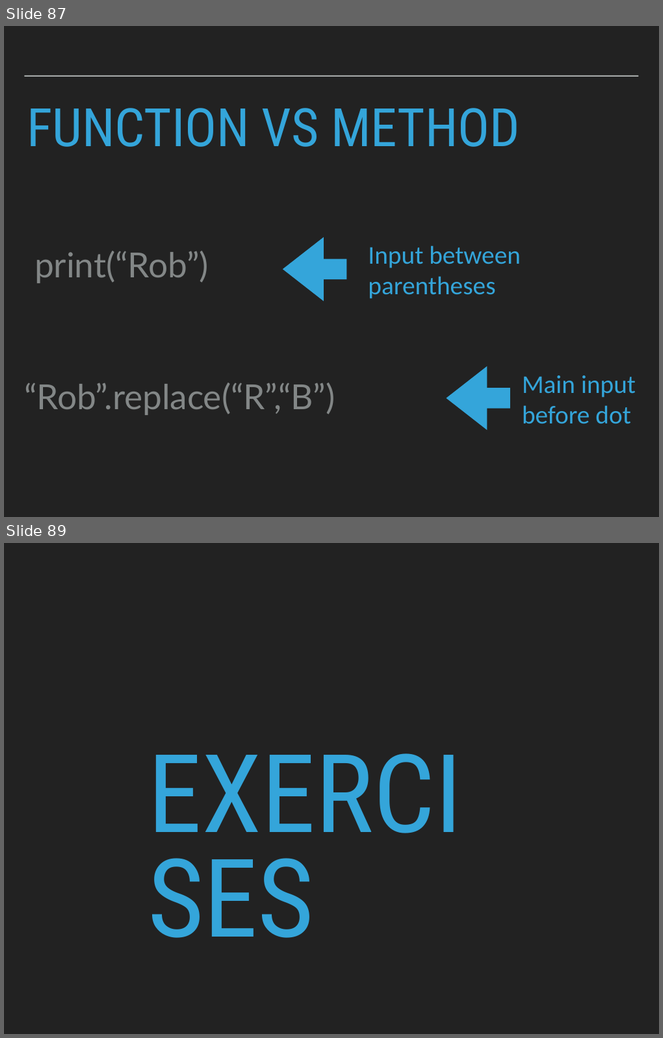
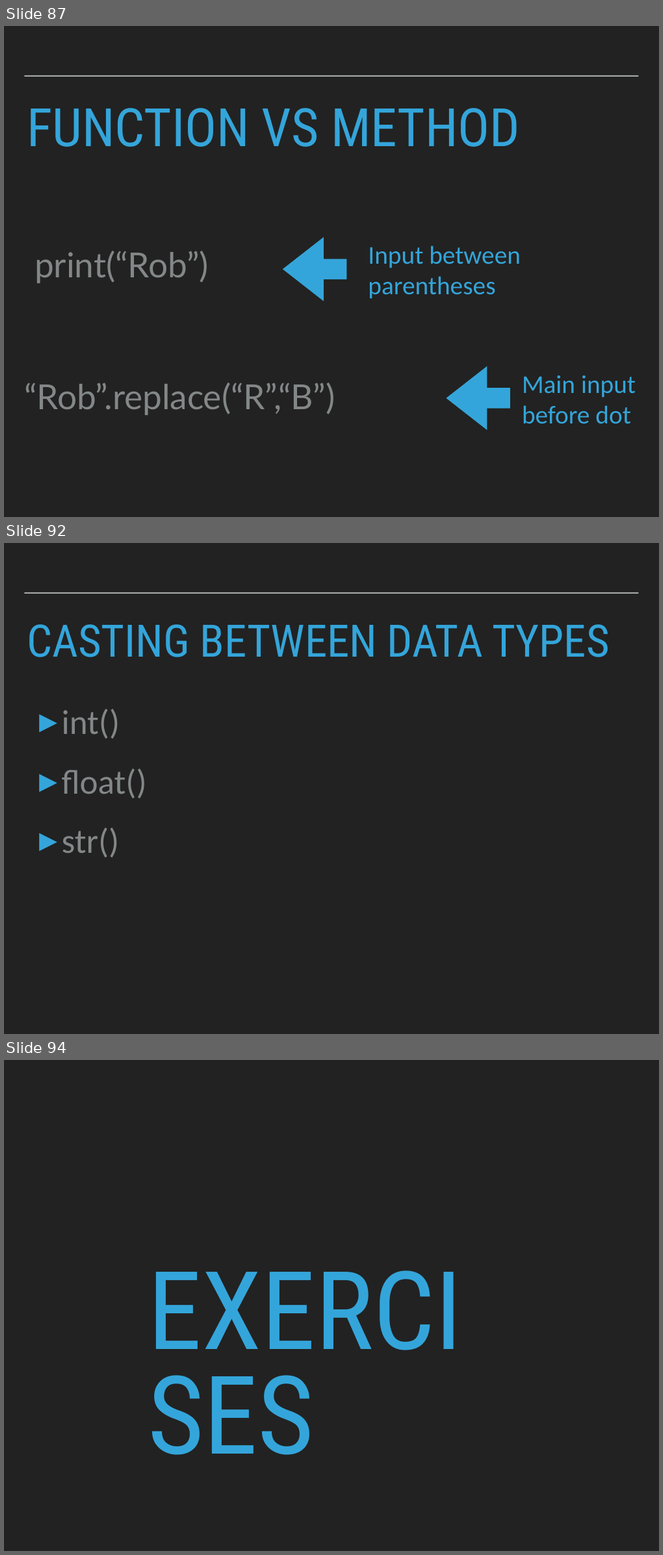
Before and after one commit to robcarrington/Week1_PythonForDataScience, a slide deck: Session1_Slides.pptx. Shown one above the other, each under a label of ours: slides 87 and 89 before the commit, slides 87, 92 and 94 after it; the slides between them are not shown. The pictures are 663x1038 and 663x1555 pixels, drawn with LibreOffice and Linux fonts; fonts in the diff are those of the drawing. Boxes give left, top, right and bottom in pixels: in the first picture for what was removed or moved away, otherwise in the second. Text is boxed around its words. In the diff, an @@ line names an element or a change of style, - is before the commit and + after.

```diff
--- a/Session1_Slides.pptx
+++ b/Session1_Slides.pptx
@@ slide 92 added at (4,543,659,1034), background #222222; not listed: 1 template element that a slide beside it also shows @@
@@ title added at (27,624,610,657), 70 pt, text #34A5DA @@
+CASTING BETWEEN DATA TYPES
@@ text added at (62,709,147,858), 54 pt, text #838787 @@
+▸ int()
+▸ float()
+▸ str()
@@ what was slide 89 is now slide 94 @@
```
Also in this commit, not shown: 1 slide changed, 4 other slides added, 4 other files.
